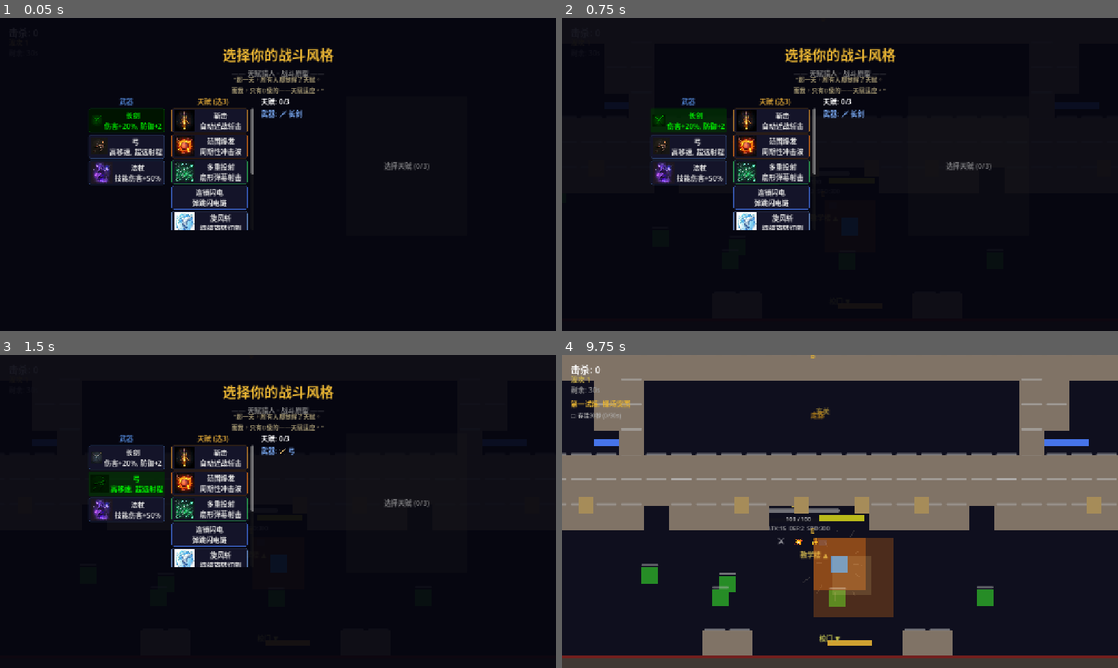
Above: before the commit, frames 1-4 (two rows, left to right).
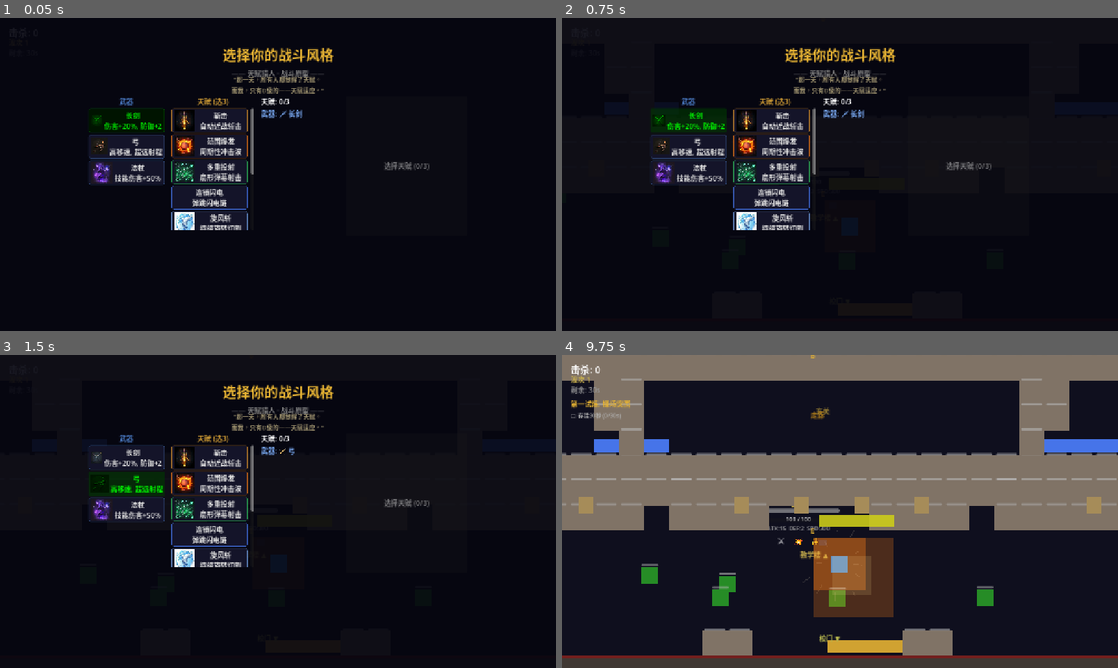
Above: after the commit, the same moments.

Repository: HenruiC/Starforge
Game: Godot game, scene res://scenes/main.tscn
Two runs of this game, one before a commit and one after it. Both use one fixed random seed, a clock stepped at 60 frames per second and the inputs below.
Inputs:
- Up to frame 1 (0.05 s): no input
- Up to frame 2 (0.75 s): click "长剑 伤害+20%, 防御+2" at 0.5 s
- Up to frame 3 (1.5 s): click "弓 高移速, 超远射程" at 1.25 s
- Up to frame 4 (9.75 s): click "法杖 技能伤害+50%" at 2 s; click "斩击 自动近战斩击" at 2.75 s; click "范围爆发 周期性冲击波" at 3.5 s; click "多重投射 扇形弹幕射击" at 4.25 s; click "连锁闪电 弹跳闪电链" at 5 s; click "旋风斩 持续旋转切割" at 5.75 s; click "狙击 超远程高伤弹" at 6.5 s; click "冰霜新星 冻结+伤害" at 7.25 s; click "火焰路径 脚下火焰灼烧" at 8 s; click "暗影分身 分身+爆炸" at 8.75 s; click "踏入试炼" at 9.5 s

Frame 1 is identical in both runs. In frame 4, 1.4% of the frame differs, in the area x 5-100%, y 26-96%.

Commit message:
I1: 敌人collision_mask=8不再穿墙 + 地图图多路径加载 + 门3x2倍视觉标识

Diff:
--- a/scenes/enemy.tscn
+++ b/scenes/enemy.tscn
@@ -7,7 +7,7 @@
 
 [node name="Enemy" type="CharacterBody2D" groups=["enemy"]]
 collision_layer = 2
-collision_mask = 0
+collision_mask = 8
 script = ExtResource("1_script")
 
 [node name="HitFlash" type="ColorRect" parent="."]
--- a/scripts/map_school.gd
+++ b/scripts/map_school.gd
@@ -109,7 +109,7 @@
 func _door(x: float, y: float, c: Color) -> void:
 	var d := _d.instantiate(); d.global_position = Vector2(x, y); add_child(d)
 	var sp := d.get_node_or_null("Sprite") as ColorRect
-	if sp: sp.color = c; sp.scale = Vector2(1.8, 1.0)
+	if sp: sp.color = c; sp.scale = Vector2(3.0, 2.0)  # 3倍宽2倍高，显眼
 
 func _tree(x: float, y: float) -> void:
 	var t := _tr.instantiate()
--- a/scripts/map_system.gd
+++ b/scripts/map_system.gd
@@ -12,9 +12,18 @@
 	_player = player_ref
 	var mp := hud_layer.get_node("MapPanel")
 	var tr: TextureRect = mp.get_node("MapTexture")
-	var path := "res://assets/generated/map_full.jpg"
-	if ResourceLoader.exists(path):
-		tr.texture = load(path) as Texture2D
+	var paths := ["res://assets/generated/map_full.jpg", "user://../assets/generated/map_full.jpg"]
+	var loaded := false
+	for path in paths:
+		if ResourceLoader.exists(path):
+			tr.texture = load(path) as Texture2D
+			loaded = true
+			break
+	if not loaded:
+		var img := Image.new()
+		if img.load("D:/AI/GodotProjects/combat-demo/assets/generated/map_full.jpg") == OK:
+			tr.texture = ImageTexture.create_from_image(img)
+			loaded = true
 	# 初始化迷雾
 	var cw := 80.0; var cols := int(ceil(3200.0 / cw)); var rows := int(ceil(2400.0 / cw))
 	_fog_total = cols * rows
